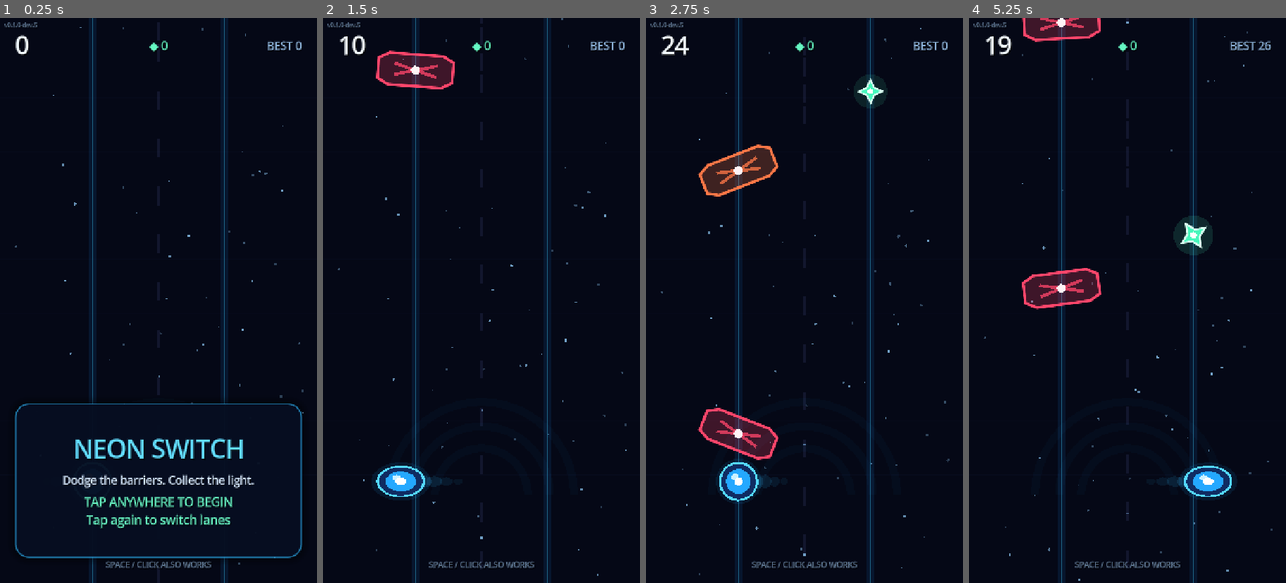
Above: before the commit, frames 1-4 (left to right).
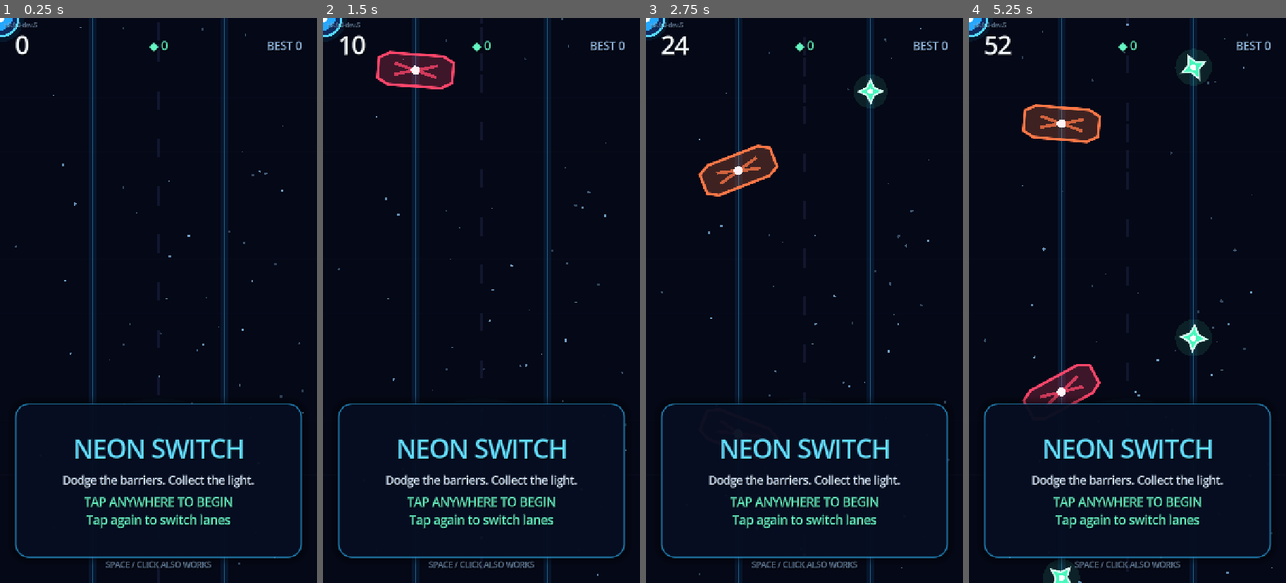
Above: after the commit, the same moments.

Repository: relijahbrewer01/Neon-Switch
Game: Godot game, scene res://scenes/main.tscn
Two runs of this game, one before a commit and one after it. Both use one fixed random seed, a clock stepped at 60 frames per second and the inputs below.
Inputs (mouse positions are in pixels of both pictures, inside the frame that each line leads up to):
- Up to frame 1 (0.25 s): no input
- Up to frame 2 (1.5 s): tap Enter at 0.5, 0.6, 1.25, 1.35 s; move the mouse to (551, 272) at 0.52 s; click (551, 272) at 0.67 s; tap Space at 0.77 s; move the mouse to (418, 328) at 1.27 s; click (418, 328) at 1.42 s
- Up to frame 3 (2.75 s): tap Space at 1.52 s; tap Enter at 2, 2.1 s; move the mouse to (836, 176) at 2.02 s; click (836, 176) at 2.17 s
- Up to frame 4 (5.25 s): tap Enter at 2.75, 2.85, 3.5, 3.6, 4.25, 4.35, 5.1 s; move the mouse to (1111, 413) at 2.77 s; click (1111, 413) at 2.92 s; tap Space at 3.02, 3.77, 4.52 s; move the mouse to (1222, 385) at 3.52 s; click (1222, 385) at 3.67 s; move the mouse to (1032, 215) at 4.27 s; click (1032, 215) at 4.42 s; move the mouse to (1143, 300) at 5.02 s; click (1143, 300) at 5.17 s

The runs differ from the first frame. In frame 1, 0.2% of the frame differs, in the area x 0-6%, y 0-4%; in frame 2, 4.3%; in frame 3, 5.4%; in frame 4, 12%, in the area x 0-96%, y 0-100%.
Error after the commit: Invalid call. Nonexistent function 'reset_player' in base 'Area2D (NeonPlayer)'. (res://scripts/main.gd:126)

Commit message:
refactor: formalize player ownership contract

Diff:
--- a/scripts/player.gd
+++ b/scripts/player.gd
@@ -1,82 +1,140 @@
 extends Area2D
 class_name NeonPlayer
+
+## Persistent player entity.
+##
+## The player owns lane state, collision sensing, player-only animation, and
+## haptic feedback. It reports contacts through signals but never changes score,
+## game state, spawn timing, or save data.
 
 signal hit_obstacle(obstacle: NeonObstacle)
 signal collected_pickup(pickup: EnergyPickup)
 
-var lane_index: int = GameBalance.PLAYER_START_LANE
-var active: bool = false
-var move_tween: Tween
-var pulse_time: float = 0.0
-var trail_direction: float = 1.0
+var _lane_index: int = GameBalance.PLAYER_START_LANE
+var _active := false
+var _move_tween: Tween
+var _feedback_tween: Tween
+var _crash_tween: Tween
+var _pulse_time := 0.0
+var _trail_direction := 1.0
 
 func _ready() -> void:
-    area_entered.connect(_on_area_entered)
+    var contact_callable := Callable(self, "_on_area_entered")
+    if not area_entered.is_connected(contact_callable):
+        area_entered.connect(contact_callable)
     queue_redraw()
 
 func _process(delta: float) -> void:
-    pulse_time += delta
+    _pulse_time += delta
     queue_redraw()
 
-func reset_player() -> void:
-    active = false
-    lane_index = GameBalance.PLAYER_START_LANE
-    position = Vector2(GameBalance.LANE_X[lane_index], GameBalance.PLAYER_Y)
+func reset_for_run() -> void:
+    _active = false
+    _lane_index = GameBalance.PLAYER_START_LANE
+    _kill_owned_tweens()
+
+    position = Vector2(GameBalance.LANE_X[_lane_index], GameBalance.PLAYER_Y)
     scale = Vector2.ONE
     rotation = 0.0
     modulate = Color.WHITE
+    visible = true
+
+    collision_layer = 1
+    collision_mask = 6
     monitoring = true
-    if move_tween and move_tween.is_running():
-        move_tween.kill()
+    monitorable = true
     queue_redraw()
 
-func set_active(value: bool) -> void:
-    active = value
+func activate() -> bool:
+    if _active:
+        return false
+    _active = true
+    monitoring = true
+    monitorable = true
+    return true
 
-func switch_lane() -> void:
-    if not active:
-        return
+func is_active() -> bool:
+    return _active
 
-    lane_index = 1 - lane_index
+func current_lane() -> int:
+    return _lane_index
+
+func switch_lane() -> bool:
+    if not _active:
+        return false
+
+    _lane_index = 1 - _lane_index
     var old_x: float = position.x
-    var target_x: float = GameBalance.LANE_X[lane_index]
-    trail_direction = signf(target_x - old_x)
+    var target_x: float = GameBalance.LANE_X[_lane_index]
+    _trail_direction = signf(target_x - old_x)
 
-    if move_tween and move_tween.is_running():
-        move_tween.kill()
+    if _move_tween and _move_tween.is_running():
+        _move_tween.kill()
 
-    move_tween = create_tween()
-    move_tween.set_trans(Tween.TRANS_BACK)
-    move_tween.set_ease(Tween.EASE_OUT)
-    move_tween.tween_property(self, "position:x", target_x, GameBalance.PLAYER_SWITCH_TIME)
+    _move_tween = create_tween()
+    _move_tween.set_trans(Tween.TRANS_BACK)
+    _move_tween.set_ease(Tween.EASE_OUT)
+    _move_tween.tween_property(
+        self,
+        "position:x",
+        target_x,
+        GameBalance.PLAYER_SWITCH_TIME
+    )
 
-    var squash := create_tween()
-    squash.tween_property(self, "scale", Vector2(1.24, 0.82), 0.055)
-    squash.tween_property(self, "scale", Vector2.ONE, 0.09).set_trans(Tween.TRANS_BACK)
+    _start_scale_feedback(Vector2(1.24, 0.82), 0.055, 0.09)
 
     if OS.has_feature("mobile"):
         Input.vibrate_handheld(18)
+    return true
 
-func crash() -> void:
-    active = false
-    # Physics monitoring cannot be changed synchronously from an area-entered
-    # callback. Defer the property update so the current physics step can end.
+func crash() -> bool:
+    if not _active:
+        return false
+
+    _active = false
+    # Contact callbacks run during physics processing. Defer monitor changes so
+    # the current overlap query can finish without Godot rejecting the update.
     set_deferred("monitoring", false)
-    if move_tween and move_tween.is_running():
-        move_tween.kill()
-    var tween := create_tween()
-    tween.set_parallel(true)
-    tween.tween_property(self, "scale", Vector2(1.8, 1.8), 0.16).set_trans(Tween.TRANS_QUAD)
-    tween.tween_property(self, "modulate:a", 0.0, 0.18)
-    tween.tween_property(self, "rotation", rotation + PI * 0.75, 0.18)
+    set_deferred("monitorable", false)
 
-func celebrate_pickup() -> void:
-    var tween := create_tween()
-    tween.tween_property(self, "scale", Vector2(1.18, 1.18), 0.055)
-    tween.tween_property(self, "scale", Vector2.ONE, 0.085)
+    if _move_tween and _move_tween.is_running():
+        _move_tween.kill()
+    if _feedback_tween and _feedback_tween.is_running():
+        _feedback_tween.kill()
+    if _crash_tween and _crash_tween.is_running():
+        _crash_tween.kill()
+
+    _crash_tween = create_tween()
+    _crash_tween.set_parallel(true)
+    _crash_tween.tween_property(self, "scale", Vector2(1.8, 1.8), 0.16).set_trans(Tween.TRANS_QUAD)
+    _crash_tween.tween_property(self, "modulate:a", 0.0, 0.18)
+    _crash_tween.tween_property(self, "rotation", rotation + PI * 0.75, 0.18)
+    return true
+
+func celebrate_pickup() -> bool:
+    if not _active:
+        return false
+    _start_scale_feedback(Vector2(1.18, 1.18), 0.055, 0.085)
+    return true
+
+func _start_scale_feedback(target_scale: Vector2, out_time: float, return_time: float) -> void:
+    if _feedback_tween and _feedback_tween.is_running():
+        _feedback_tween.kill()
+
+    _feedback_tween = create_tween()
+    _feedback_tween.tween_property(self, "scale", target_scale, out_time)
+    _feedback_tween.tween_property(self, "scale", Vector2.ONE, return_time).set_trans(Tween.TRANS_BACK)
+
+func _kill_owned_tweens() -> void:
+    for tween in [_move_tween, _feedback_tween, _crash_tween]:
+        if tween and tween.is_running():
+            tween.kill()
+    _move_tween = null
+    _feedback_tween = null
+    _crash_tween = null
 
 func _on_area_entered(area: Area2D) -> void:
-    if not active:
+    if not _active:
         return
     if area is NeonObstacle:
         hit_obstacle.emit(area as NeonObstacle)
@@ -84,11 +142,11 @@
         collected_pickup.emit(area as EnergyPickup)
 
 func _draw() -> void:
-    var pulse := (sin(pulse_time * 6.0) + 1.0) * 0.5
+    var pulse := (sin(_pulse_time * 6.0) + 1.0) * 0.5
 
     # Motion trail, aimed back toward the lane just left.
     for i in range(4):
-        var offset := Vector2(-trail_direction * (38.0 + i * 22.0), 0.0)
+        var offset := Vector2(-_trail_direction * (38.0 + i * 22.0), 0.0)
         draw_circle(offset, 18.0 - i * 3.2, Color(0.18, 0.74, 1.0, 0.14 - i * 0.025))
 
     draw_circle(Vector2.ZERO, 51.0 + pulse * 4.0, Color(0.10, 0.65, 1.0, 0.10))
